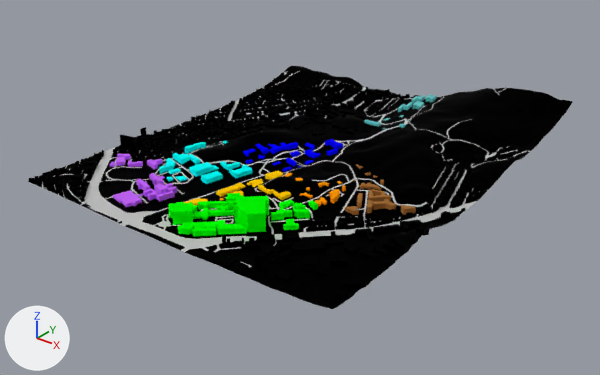
The glTF model public/models/rhino-simple/model.gltf as it was, and as the next commit left it.
One viewpoint serves both versions: a 50 mm camera at (1910.0, -2360.0, 1304.0) aimed at (-18.0, 51.0, -190.0). The lights are fixed; the arrows at lower left show +X, +Y and +Z. Where no turn or scale is listed for an object, it has been applied to the vertices. Vertices at the same position are counted once.
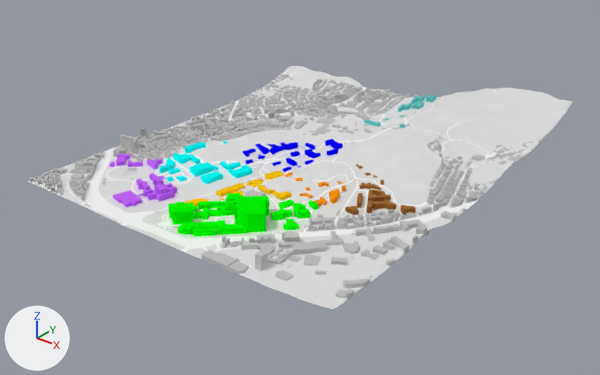
What differs and where, as boxes (x1, y1, x2, y2) in the pictures (600 x 375 px; the box of a moved part takes in the faces that stretch with it):
'Mesh_0', recoloured (black to white): (28, 66, 573, 309) in both
part 1 of me_mesh_0, moved or reshaped: before (49, 71, 570, 309); after (49, 70, 569, 309)
part 2 of me_mesh_0, moved or reshaped: (217, 163, 304, 194) in both

Diff of the bpy script that builds the scene:
```diff
--- a/public/models/rhino-simple/model.gltf.py
+++ b/public/models/rhino-simple/model.gltf.py
@@ mat_material_0 @@
 mat_material_0 = principled_material('Material_0')
-mat_material_0.base_color = (0.749, 0.247, 1.0)  # purple #e088ff
+mat_material_0.base_color = (0.902, 0.902, 0.902)  # white #f4f4f4
 mat_material_0.metallic = 1.0
@@ mat_material_1 @@
 mat_material_1 = principled_material('Material_1')
-mat_material_1.base_color = (0.247, 0.749, 0.749)  # cyan #88e0e0
+mat_material_1.base_color = (1.0, 1.0, 1.0)  # white #ffffff
 mat_material_1.metallic = 1.0
@@ mat_material_2 @@
 mat_material_2 = principled_material('Material_2')
-mat_material_2.base_color = (0.545, 0.271, 0.0745)  # orange #c38e4d
+mat_material_2.base_color = (0.745, 0.745, 0.745)  # light grey #e0e0e0
 mat_material_2.metallic = 1.0
@@ mat_material_3 @@
 mat_material_3 = principled_material('Material_3')
-mat_material_3.base_color = (0.0, 0.0, 1.0)  # blue #0000ff
+mat_material_3.base_color = (0.0, 1.0, 0.0)  # green #00ff00
 mat_material_3.metallic = 1.0
@@ mat_material_4 @@
 mat_material_4 = principled_material('Material_4')
-mat_material_4.base_color = (1.0, 0.498, 0.0)  # yellow #ffbb00
+mat_material_4.base_color = (0.749, 0.247, 1.0)  # purple #e088ff
 mat_material_4.metallic = 1.0
@@ mat_material_5 @@
 mat_material_5 = principled_material('Material_5')
-mat_material_5.base_color = (0.0, 1.0, 1.0)  # cyan #00ffff
+mat_material_5.base_color = (1.0, 0.749, 0.0)  # yellow #ffe000
 mat_material_5.metallic = 1.0
@@ mat_material_6 @@
 mat_material_6 = principled_material('Material_6')
-mat_material_6.base_color = (1.0, 0.749, 0.0)  # yellow #ffe000
+mat_material_6.base_color = (0.0, 1.0, 1.0)  # cyan #00ffff
 mat_material_6.metallic = 1.0
@@ mat_material_7 @@
 mat_material_7 = principled_material('Material_7')
-mat_material_7.base_color = (0.0, 1.0, 0.0)  # green #00ff00
+mat_material_7.base_color = (1.0, 0.498, 0.0)  # yellow #ffbb00
 mat_material_7.metallic = 1.0
@@ mat_material_8 @@
 mat_material_8 = principled_material('Material_8')
-mat_material_8.base_color = (0.0, 0.0, 0.0)  # black #000000
+mat_material_8.base_color = (0.0, 0.0, 1.0)  # blue #0000ff
 mat_material_8.metallic = 1.0
@@ mat_material_9 @@
 mat_material_9 = principled_material('Material_9')
-mat_material_9.base_color = (0.745, 0.745, 0.745)  # light grey #e0e0e0
+mat_material_9.base_color = (0.545, 0.271, 0.0745)  # orange #c38e4d
 mat_material_9.metallic = 1.0
@@ mat_material_10 @@
+mat_material_10 = principled_material('Material_10')
+mat_material_10.base_color = (0.247, 0.749, 0.749)  # cyan #88e0e0
+mat_material_10.metallic = 1.0
+mat_material_10.roughness = 1.0
@@ me_mesh_0 @@
 # used by ob_mesh_0; location = (-784.0, 1007.0, -118.0)
-me_mesh_0.from_pydata(...)  # 113475 vertices, 175385 faces; spans x 0.0..1498.0, y -1721.0..0.0, z 0.0..207.0
+me_mesh_0.from_pydata(...)  # 113439 vertices, 175336 faces; spans x 0.0..1498.0, y -1721.0..0.0, z 0.0..207.0
+# me_mesh_0 part 1: 2249 vertices moved from x 0.0..1498.0, y -1716.0..-1.0, z 0.0..198.0 to x 0.0..1498.0, y -1716.0..-1.0, z 0.0..194.0; 746 vertices removed from x 37.0..1491.0, y -1703.0..-16.0, z 11.0..190.0; 713 vertices added at x 39.0..1491.0, y -1721.0..-22.0, z 11.0..188.0
+# me_mesh_0 part 2: 18 vertices moved within x 644.0..787.0, y -1328.0..-836.0, z 17.0..40.0; 11 vertices removed from x 728.0..783.0, y -959.0..-950.0, z 31.0..33.0; 8 vertices added at x 726.0..782.0, y -959.0..-950.0, z 31.0..33.0
 me_mesh_0.materials.append(mat_material_0)
@@ me_mesh_0 @@
 me_mesh_0.materials.append(mat_material_9)
+me_mesh_0.materials.append(mat_material_10)  # cyan #88e0e0
```
